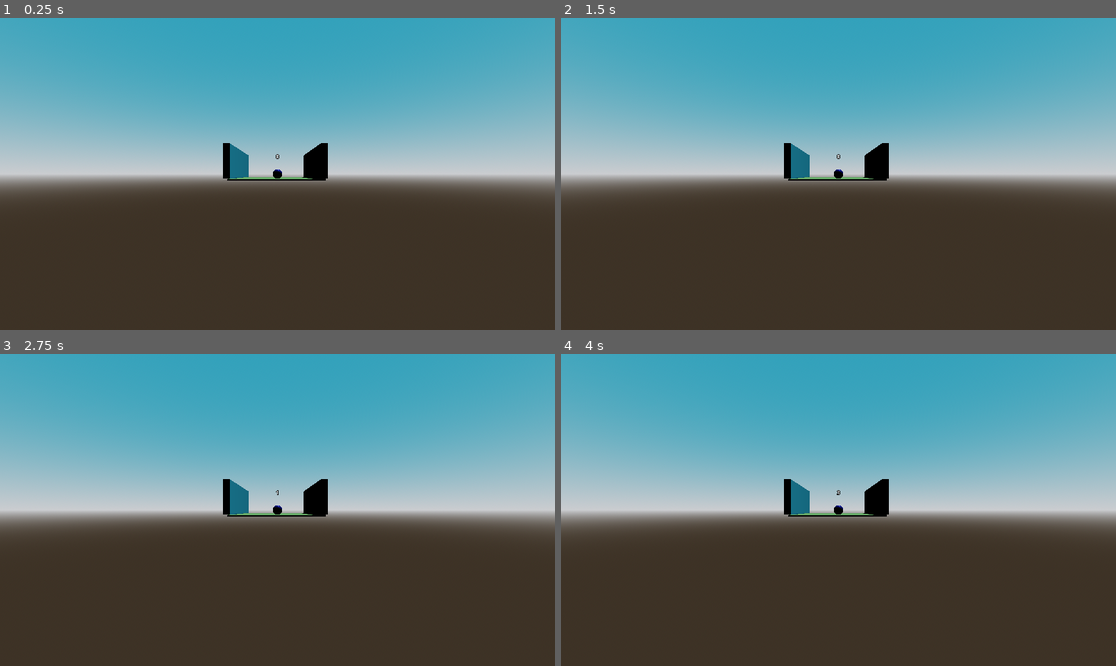
Above: before the commit, frames 1-4 (two rows, left to right).
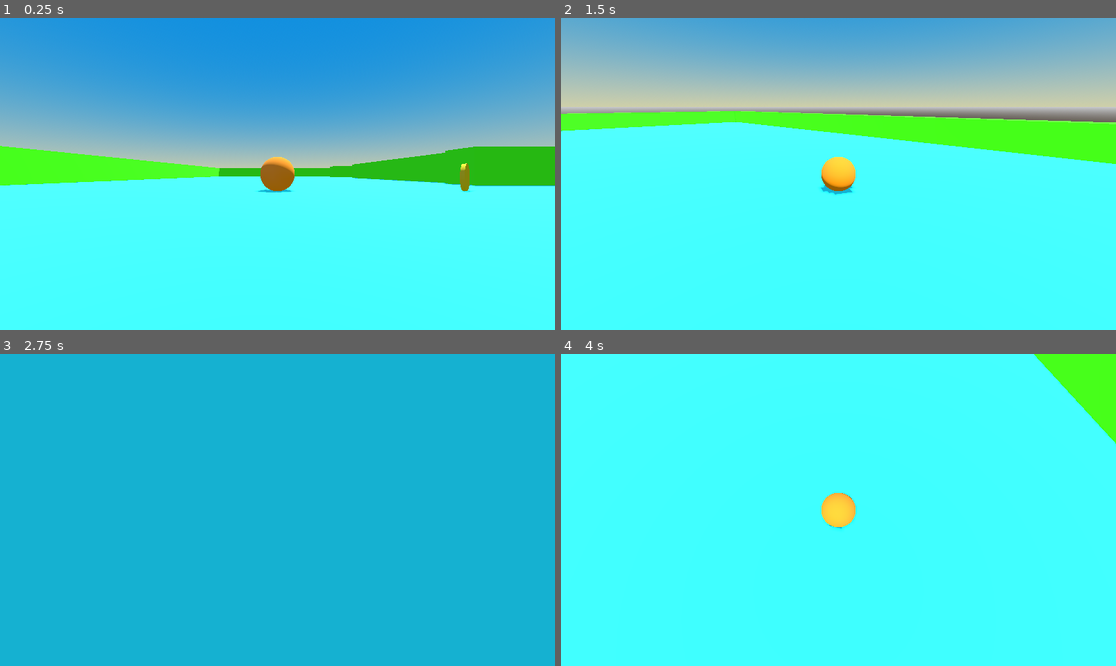
Above: after the commit, the same moments.

Repository: gutierrezArmando/test-01
Game: Godot game, scene res://test.tscn
The game is run twice, just before and just after one commit, with the same random seed, the same clock (stepped at 60 frames per second) and the same inputs. Before the commit the project starts from res://test_scene.tscn.
Inputs (mouse positions are in pixels of both pictures, inside the frame that each line leads up to):
- Up to frame 1 (0.25 s): no input
- Up to frame 2 (1.5 s): move the mouse to (960, 158) at 0.52 s; hold D (move_right, bound only after the commit) 0.53-1.28 s; move the mouse to (727, 189) at 1.27 s; hold S (move_down, bound only after the commit) from 1.28 s (still down)
- Up to frame 3 (2.75 s): move the mouse to (333, 441) at 2.02 s; release S (move_down, bound only after the commit) at 2.03 s; hold D (move_right, bound only after the commit) from 2.03 s (still down)
- Up to frame 4 (4 s): tap Enter at 2.75 s; move the mouse to (810, 572) at 2.77 s; release D (move_right, bound only after the commit) at 2.78 s; hold W (move_up, bound only after the commit) 2.78-3.53 s; move the mouse to (1005, 556) at 3.52 s; hold A (move_left, bound only after the commit) from 3.53 s (still down)

The runs differ from the first frame. In frame 1, 81% of the frame differs, in the area x 0-100%, y 0-100%; in frame 2, 97%; in frame 3, 100%; in frame 4, 100%.

Commit message:
Se cra la moneda coleccionable

Diff:
--- /dev/null
+++ b/coins/coin_collected.gd
@@ -0,0 +1,24 @@
+extends Area3D
+@export var rotation_speed: float
+
+signal coinCollected
+
+# Called when the node enters the scene tree for the first time.
+func _ready() -> void:
+	pass # Replace with function body.
+
+
+# Called every frame. 'delta' is the elapsed time since the previous frame.
+func _process(delta: float) -> void:
+	rotate_y(rotation_speed)
+
+
+func _on_body_entered(body: Node3D) -> void:
+	if body.is_in_group("Player"):
+		emit_signal("coinCollected")
+		queue_free()
+"""
+	if body is Player:
+		print("Colisión por nombre de clase")
+		print("Colisión por capas")
+"""
--- /dev/null
+++ b/coins/coin_collected.tscn
@@ -0,0 +1,27 @@
+[gd_scene load_steps=5 format=3 uid="uid://c51xfgwmy4uue"]
+
+[ext_resource type="Script" uid="uid://fb1mp5gh4qdc" path="res://coins/coin_collected.gd" id="1_4kuim"]
+
+[sub_resource type="StandardMaterial3D" id="StandardMaterial3D_d6jgr"]
+albedo_color = Color(0.48376602, 0.48376566, 1.92523e-07, 1)
+
+[sub_resource type="CylinderMesh" id="CylinderMesh_4kuim"]
+material = SubResource("StandardMaterial3D_d6jgr")
+
+[sub_resource type="BoxShape3D" id="BoxShape3D_d6jgr"]
+
+[node name="CoinCollected" type="Area3D"]
+collision_layer = 4
+collision_mask = 2
+script = ExtResource("1_4kuim")
+rotation_speed = 0.1
+
+[node name="MeshInstance3D" type="MeshInstance3D" parent="."]
+transform = Transform3D(-1.704744e-08, 0.023629507, 0, -0.39000002, -1.0328786e-09, 0, 0, 0, 0.39000002, 0, 0, 0)
+mesh = SubResource("CylinderMesh_4kuim")
+
+[node name="CollisionShape3D" type="CollisionShape3D" parent="."]
+transform = Transform3D(0.384, 0, 0, 0, 0.384, 0, 0, 0, 0.384, 0, 0, 0)
+shape = SubResource("BoxShape3D_d6jgr")
+
+[connection signal="body_entered" from="." to="." method="_on_body_entered"]
--- a/player.tscn
+++ /dev/null
@@ -1,26 +0,0 @@
-[gd_scene load_steps=4 format=3 uid="uid://bgdiot8ytmrmy"]
-
-[sub_resource type="StandardMaterial3D" id="StandardMaterial3D_uhqqe"]
-albedo_color = Color(0.15686275, 0.22745098, 0.8784314, 1)
-metallic = 0.7
-roughness = 0.15
-
-[sub_resource type="SphereMesh" id="SphereMesh_6adnx"]
-material = SubResource("StandardMaterial3D_uhqqe")
-
-[sub_resource type="SphereShape3D" id="SphereShape3D_6adnx"]
-
-[node name="Player" type="RigidBody3D"]
-
-[node name="MeshInstance3D" type="MeshInstance3D" parent="."]
-transform = Transform3D(0.27999997, 0, 0, 0, 0.27999997, 0, 0, 0, 0.27999997, 0, 0, 0)
-mesh = SubResource("SphereMesh_6adnx")
-
-[node name="CollisionShape3D" type="CollisionShape3D" parent="."]
-transform = Transform3D(0.285, 0, 0, 0, 0.285, 0, 0, 0, 0.285, 0, 0, 0)
-shape = SubResource("SphereShape3D_6adnx")
-
-[node name="SpringArm3D" type="SpringArm3D" parent="."]
-spring_length = 6.0
-
-[node name="Camera3D" type="Camera3D" parent="SpringArm3D"]
--- /dev/null
+++ b/player/player.gd
@@ -0,0 +1,31 @@
+class_name Player
+
+extends RigidBody3D
+@onready var spring_arm_3d: SpringArm3D = $SpringArm3D
+var mouse := 0.01
+#var speed := 0.1
+@export var speed: float
+# Called when the node enters the scene tree for the first time.
+func _ready() -> void:
+	Input.set_mouse_mode(Input.MOUSE_MODE_CAPTURED)
+	spring_arm_3d.top_level = true
+
+func _input(event: InputEvent) -> void:
+	if event is InputEventMouseMotion:
+		spring_arm_3d.rotation.x -= event.relative.y * mouse
+		spring_arm_3d.rotation.y -= event.relative.x * mouse
+		spring_arm_3d.rotation.x = clamp(spring_arm_3d.rotation.x, -PI/2, PI/4)
+
+# Called every frame. 'delta' is the elapsed time since the previous frame.
+func _process(delta: float) -> void:
+	spring_arm_3d.global_position = global_position
+
+func _integrate_forces(state: PhysicsDirectBodyState3D) -> void:
+	var inputDirection = Vector3(
+		Input.get_axis("move_left","move_right"),
+		0,
+		Input.get_axis("move_up","move_down")
+	)
+	inputDirection = inputDirection.rotated(Vector3.UP, spring_arm_3d.rotation.y).normalized() * speed
+
+	apply_central_impulse(Vector3(inputDirection.x, 0, inputDirection.z))
--- /dev/null
+++ b/player/player.tscn
@@ -0,0 +1,36 @@
+[gd_scene load_steps=7 format=3 uid="uid://oy1fs40ohdek"]
+
+[ext_resource type="Script" uid="uid://2nwoyatcelur" path="res://player/player.gd" id="1_4flbx"]
+
+[sub_resource type="PhysicsMaterial" id="PhysicsMaterial_4flbx"]
+
+[sub_resource type="StandardMaterial3D" id="StandardMaterial3D_8uh7m"]
+albedo_color = Color(0.56272304, 0.35812023, 0.014679783, 1)
+
+[sub_resource type="SphereMesh" id="SphereMesh_mf4mk"]
+material = SubResource("StandardMaterial3D_8uh7m")
+
+[sub_resource type="SphereShape3D" id="SphereShape3D_37kl0"]
+
+[sub_resource type="SphereShape3D" id="SphereShape3D_4flbx"]
+
+[node name="Player" type="RigidBody3D" groups=["Player"]]
+collision_layer = 2
+collision_mask = 5
+physics_material_override = SubResource("PhysicsMaterial_4flbx")
+can_sleep = false
+script = ExtResource("1_4flbx")
+
+[node name="MeshInstance3D" type="MeshInstance3D" parent="."]
+transform = Transform3D(0.5, 0, 0, 0, 0.5, 0, 0, 0, 0.5, 0, 0, 0)
+mesh = SubResource("SphereMesh_mf4mk")
+
+[node name="CollisionShape3D" type="CollisionShape3D" parent="."]
+transform = Transform3D(0.5, 0, 0, 0, 0.5, 0, 0, 0, 0.5, 0, 0, 0)
+shape = SubResource("SphereShape3D_37kl0")
+
+[node name="SpringArm3D" type="SpringArm3D" parent="."]
+shape = SubResource("SphereShape3D_4flbx")
+spring_length = 6.0
+
+[node name="Camera3D" type="Camera3D" parent="SpringArm3D"]
--- a/project.godot
+++ b/project.godot
@@ -11,9 +11,38 @@
 [application]
 
 config/name="test01"
-run/main_scene="uid://qmdbnxiyy2d4"
+run/main_scene="uid://p5py6j4k0oo3"
 config/features=PackedStringArray("4.5", "GL Compatibility")
 config/icon="res://icon.svg"
+
+[input]
+
+move_up={
+"deadzone": 0.2,
+"events": [Object(InputEventKey,"resource_local_to_scene":false,"resource_name":"","device":-1,"window_id":0,"alt_pressed":false,"shift_pressed":false,"ctrl_pressed":false,"meta_pressed":false,"pressed":false,"keycode":0,"physical_keycode":87,"key_label":0,"unicode":119,"location":0,"echo":false,"script":null)
+]
+}
+move_down={
+"deadzone": 0.2,
+"events": [Object(InputEventKey,"resource_local_to_scene":false,"resource_name":"","device":-1,"window_id":0,"alt_pressed":false,"shift_pressed":false,"ctrl_pressed":false,"meta_pressed":false,"pressed":false,"keycode":0,"physical_keycode":83,"key_label":0,"unicode":115,"location":0,"echo":false,"script":null)
+]
+}
+move_left={
+"deadzone": 0.2,
+"events": [Object(InputEventKey,"resource_local_to_scene":false,"resource_name":"","device":-1,"window_id":0,"alt_pressed":false,"shift_pressed":false,"ctrl_pressed":false,"meta_pressed":false,"pressed":false,"keycode":0,"physical_keycode":65,"key_label":0,"unicode":97,"location":0,"echo":false,"script":null)
+]
+}
+move_right={
+"deadzone": 0.2,
+"events": [Object(InputEventKey,"resource_local_to_scene":false,"resource_name":"","device":-1,"window_id":0,"alt_pressed":false,"shift_pressed":false,"ctrl_pressed":false,"meta_pressed":false,"pressed":false,"keycode":0,"physical_keycode":68,"key_label":0,"unicode":100,"location":0,"echo":false,"script":null)
+]
+}
+
+[layer_names]
+
+3d_physics/layer_1="SceneMain"
+3d_physics/layer_2="Player"
+3d_physics/layer_3="Collectables"
 
 [rendering]
 
--- /dev/null
+++ b/test.tscn
@@ -0,0 +1,198 @@
+[gd_scene load_steps=8 format=3 uid="uid://p5py6j4k0oo3"]
+
+[ext_resource type="PackedScene" uid="uid://oy1fs40ohdek" path="res://player/player.tscn" id="1_37kl0"]
+[ext_resource type="PackedScene" uid="uid://c51xfgwmy4uue" path="res://coins/coin_collected.tscn" id="2_8uh7m"]
+
+[sub_resource type="ProceduralSkyMaterial" id="ProceduralSkyMaterial_mf4mk"]
+sky_top_color = Color(0.061662085, 0.43387994, 0.774739, 1)
+sky_horizon_color = Color(0.67784494, 0.6847582, 0.5251967, 1)
+ground_horizon_color = Color(0.66224277, 0.6717428, 0.6867428, 1)
+
+[sub_resource type="Sky" id="Sky_37kl0"]
+sky_material = SubResource("ProceduralSkyMaterial_mf4mk")
+
+[sub_resource type="Environment" id="Environment_8uh7m"]
+background_mode = 2
+sky = SubResource("Sky_37kl0")
+ambient_light_color = Color(0.8175213, 0.8175213, 0.81752115, 1)
+ambient_light_sky_contribution = 0.0
+tonemap_mode = 2
+
+[sub_resource type="StandardMaterial3D" id="StandardMaterial3D_mf4mk"]
+albedo_color = Color(0.10266092, 0.6854177, 0.8485783, 1)
+
+[sub_resource type="StandardMaterial3D" id="StandardMaterial3D_37kl0"]
+albedo_color = Color(0.16359085, 0.7140984, 0, 1)
+
+[node name="Test" type="Node3D"]
+
+[node name="WorldEnvironment" type="WorldEnvironment" parent="."]
+environment = SubResource("Environment_8uh7m")
+
+[node name="DirectionalLight3D" type="DirectionalLight3D" parent="."]
+transform = Transform3D(-0.8660254, -0.43301278, 0.25, 0, 0.49999997, 0.86602545, -0.50000006, 0.75, -0.43301266, 13.87064, 4.503622, 0)
+shadow_enabled = true
+
+[node name="CSGBox3D" type="CSGBox3D" parent="."]
+transform = Transform3D(1, 0, 0, 0, 1, 0, 0, 0, 1, 28.844639, 1.2507449, -0.6942215)
+use_collision = true
+size = Vector3(46.49878, 0.8165283, 34.691772)
+material = SubResource("StandardMaterial3D_mf4mk")
+
+[node name="CSGBox3D2" type="CSGBox3D" parent="."]
+transform = Transform3D(1, 0, 0, 0, 1, 0, 0, 0, 1, 28.701416, 2.0694141, -17.568756)
+use_collision = true
+size = Vector3(46.49878, 0.8165283, 0.7501831)
+material = SubResource("StandardMaterial3D_37kl0")
+
+[node name="CSGBox3D6" type="CSGBox3D" parent="."]
+transform = Transform3D(1, 0, 0, 0, 1, 0, 0, 0, 1, 18.184662, 2.0694141, -12.857193)
+use_collision = true
+size = Vector3(4.206726, 0.8165283, 0.7501831)
+material = SubResource("StandardMaterial3D_37kl0")
+
+[node name="CSGBox3D9" type="CSGBox3D" parent="."]
+transform = Transform3D(1, 0, 0, 0, 1, 0, 0, 0, 1, 20.441154, 2.0694141, -1.7875204)
+use_collision = true
+size = Vector3(8.719711, 0.8165283, 0.7501831)
+material = SubResource("StandardMaterial3D_37kl0")
+
+[node name="CSGBox3D10" type="CSGBox3D" parent="."]
+transform = Transform3D(1, 0, 0, 0, 1, 0, 0, 0, 1, 20.441154, 2.0694141, 1.8611436)
+use_collision = true
+size = Vector3(8.719711, 0.8165283, 0.7501831)
+material = SubResource("StandardMaterial3D_37kl0")
+
+[node name="CSGBox3D21" type="CSGBox3D" parent="."]
+transform = Transform3D(1, 0, 0, 0, 1, 0, 0, 0, 1, 24.07157, 2.0694141, 5.9393625)
+use_collision = true
+size = Vector3(9.698235, 0.8165283, 0.7501831)
+material = SubResource("StandardMaterial3D_37kl0")
+
+[node name="CSGBox3D11" type="CSGBox3D" parent="."]
+transform = Transform3D(1, 0, 0, 0, 1, 0, 0, 0, 1, 32.314766, 2.0694141, 0.2532587)
+use_collision = true
+size = Vector3(8.719711, 0.8165283, 0.7501831)
+material = SubResource("StandardMaterial3D_37kl0")
+
+[node name="CSGBox3D12" type="CSGBox3D" parent="."]
+transform = Transform3D(1, 0, 0, 0, 1, 0, 0, 0, 1, 28.171368, 2.0694141, -11.063781)
+use_collision = true
+size = Vector3(8.719711, 0.8165283, 0.7501831)
+material = SubResource("StandardMaterial3D_37kl0")
+
+[node name="CSGBox3D13" type="CSGBox3D" parent="."]
+transform = Transform3D(1, 0, 0, 0, 1, 0, 0, 0, 1, 39.921295, 2.0694141, -6.6026917)
+use_collision = true
+size = Vector3(8.719711, 0.8165283, 0.7501831)
+material = SubResource("StandardMaterial3D_37kl0")
+
+[node name="CSGBox3D14" type="CSGBox3D" parent="."]
+transform = Transform3D(1, 0, 0, 0, 1, 0, 0, 0, 1, 39.921295, 2.0694141, 7.288374)
+use_collision = true
+size = Vector3(8.719711, 0.8165283, 0.7501831)
+material = SubResource("StandardMaterial3D_37kl0")
+
+[node name="CSGBox3D15" type="CSGBox3D" parent="."]
+transform = Transform3D(1, 0, 0, 0, 1, 0, 0, 0, 1, 24.916824, 2.0694141, 10.94671)
+use_collision = true
+size = Vector3(8.719711, 0.8165283, 0.7501831)
+material = SubResource("StandardMaterial3D_37kl0")
+
+[node name="CSGBox3D3" type="CSGBox3D" parent="."]
+transform = Transform3D(1, 0, 0, 0, 1, 0, 0, 0, 1, 28.701416, 2.0694141, 16.337667)
+use_collision = true
+size = Vector3(46.49878, 0.8165283, 0.7501831)
+material = SubResource("StandardMaterial3D_37kl0")
+
+[node name="CSGBox3D4" type="CSGBox3D" parent="."]
+transform = Transform3D(1, 0, 0, 0, 1, 0, 0, 0, 1, 5.8147583, 2.0694141, -0.6247425)
+use_collision = true
+size = Vector3(0.72546387, 0.8165283, 33.599037)
+material = SubResource("StandardMaterial3D_37kl0")
+
+[node name="CSGBox3D5" type="CSGBox3D" parent="."]
+transform = Transform3D(1, 0, 0, 0, 1, 0, 0, 0, 1, 51.49987, 2.0694141, -0.6247425)
+use_collision = true
+size = Vector3(0.72546387, 0.8165283, 33.599037)
+material = SubResource("StandardMaterial3D_37kl0")
+
+[node name="CSGBox3D7" type="CSGBox3D" parent="."]
+transform = Transform3D(1, 0, 0, 0, 1, 0, 0, 0, 1, 20.201645, 2.0694141, -9.269956)
+use_collision = true
+size = Vector3(0.72546387, 0.8165283, 7.487894)
+material = SubResource("StandardMaterial3D_37kl0")
+
+[node name="CSGBox3D16" type="CSGBox3D" parent="."]
+transform = Transform3D(1, 0, 0, 0, 1, 0, 0, 0, 1, 32.34307, 2.0694141, -8.417757)
+use_collision = true
+size = Vector3(0.72546387, 0.8165283, 5.783498)
+material = SubResource("StandardMaterial3D_37kl0")
+
+[node name="CSGBox3D23" type="CSGBox3D" parent="."]
+transform = Transform3D(1, 0, 0, 0, 1, 0, 0, 0, 1, 36.043472, 2.0694141, 2.1862912)
+use_collision = true
+size = Vector3(8.719711, 0.8165283, 0.7501831)
+material = SubResource("StandardMaterial3D_37kl0")
+
+[node name="CSGBox3D24" type="CSGBox3D" parent="."]
+transform = Transform3D(1, 0, 0, 0, 1, 0, 0, 0, 1, 40.215176, 2.0694141, 2.9617162)
+use_collision = true
+size = Vector3(0.72546387, 0.8165283, 5.783498)
+material = SubResource("StandardMaterial3D_37kl0")
+
+[node name="CSGBox3D17" type="CSGBox3D" parent="."]
+transform = Transform3D(1, 0, 0, 0, 1, 0, 0, 0, 1, 44.378456, 2.0694141, -6.137927)
+use_collision = true
+size = Vector3(0.72546387, 0.8165283, 5.783498)
+material = SubResource("StandardMaterial3D_37kl0")
+
+[node name="CSGBox3D18" type="CSGBox3D" parent="."]
+transform = Transform3D(1, 0, 0, 0, 1, 0, 0, 0, 1, 38.705387, 2.0694141, 8.74999)
+use_collision = true
+size = Vector3(0.72546387, 0.8165283, 8.943628)
+material = SubResource("StandardMaterial3D_37kl0")
+
+[node name="CSGBox3D19" type="CSGBox3D" parent="."]
+transform = Transform3D(1, 0, 0, 0, 1, 0, 0, 0, 1, 28.260578, 2.0694141, 2.9813976)
+use_collision = true
+size = Vector3(0.72546387, 0.8165283, 5.783498)
+material = SubResource("StandardMaterial3D_37kl0")
+
+[node name="CSGBox3D25" type="CSGBox3D" parent="."]
+transform = Transform3D(1, 0, 0, 0, 1, 0, 0, 0, 1, 44.931572, 2.0694141, 8.996843)
+use_collision = true
+size = Vector3(9.698235, 0.8165283, 0.7501831)
+material = SubResource("StandardMaterial3D_37kl0")
+
+[node name="CSGBox3D26" type="CSGBox3D" parent="."]
+transform = Transform3D(1, 0, 0, 0, 1, 0, 0, 0, 1, 49.120583, 2.0694141, 6.0388784)
+use_collision = true
+size = Vector3(0.72546387, 0.8165283, 5.783498)
+material = SubResource("StandardMaterial3D_37kl0")
+
+[node name="CSGBox3D20" type="CSGBox3D" parent="."]
+transform = Transform3D(1, 0, 0, 0, 1, 0, 0, 0, 1, 29.58606, 2.0694141, 12.44536)
+use_collision = true
+size = Vector3(0.72546387, 0.8165283, 3.3976083)
+material = SubResource("StandardMaterial3D_37kl0")
+
+[node name="CSGBox3D8" type="CSGBox3D" parent="."]
+transform = Transform3D(1, 0, 0, 0, 1, 0, 0, 0, 1, 16.836246, 2.0694141, -5.736285)
+use_collision = true
+size = Vector3(0.72546387, 0.8165283, 7.487894)
+material = SubResource("StandardMaterial3D_37kl0")
+
+[node name="CSGBox3D22" type="CSGBox3D" parent="."]
+transform = Transform3D(1, 0, 0, 0, 1, 0, 0, 0, 1, 16.836246, 2.0694141, 5.8749533)
+use_collision = true
+size = Vector3(0.72546387, 0.8165283, 7.487894)
+material = SubResource("StandardMaterial3D_37kl0")
+
+[node name="Player" parent="." instance=ExtResource("1_37kl0")]
+transform = Transform3D(0.48999998, 0, 0, 0, 0.48999998, 0, 0, 0, 0.48999998, 11.906531, 1.765064, -0.03893751)
+speed = 0.1
+
+[node name="CoinCollected" parent="." instance=ExtResource("2_8uh7m")]
+transform = Transform3D(1, 0, 0, 0, 1, 0, 0, 0, 1, 14.58375, 1.8525846, 0)
+rotation_speed = 0.15
--- a/test_scene.gd
+++ /dev/null
@@ -1,19 +0,0 @@
-extends Node3D
-@onready var label_3d: Label3D = $Label3D
-var numero: int
-
-# Called when the node enters the scene tree for the first time.
-func _ready() -> void:
-	numero = 0;
-	actualizar_contador()
-
-# Called every frame. 'delta' is the elapsed time since the previous frame.
-func _process(delta: float) -> void:
-	print(numero)
-
-func actualizar_contador():
-	#print("El valor es: " + str(numero))
-	while true:
-		await get_tree().create_timer(1.0).timeout
-		label_3d.text = str(numero)
-		numero+=1
--- a/test_scene.tscn
+++ /dev/null
@@ -1,61 +0,0 @@
-[gd_scene load_steps=8 format=3 uid="uid://qmdbnxiyy2d4"]
-
-[ext_resource type="Script" uid="uid://2oe8wsf5vxqy" path="res://test_scene.gd" id="1_uhqqe"]
-[ext_resource type="PackedScene" uid="uid://bgdiot8ytmrmy" path="res://player.tscn" id="2_ia1lp"]
-
-[sub_resource type="ProceduralSkyMaterial" id="ProceduralSkyMaterial_6adnx"]
-sky_top_color = Color(0.15884438, 0.4931081, 0.5935299, 1)
-sky_horizon_color = Color(0.66224277, 0.6717428, 0.6867428, 1)
-ground_horizon_color = Color(0.66224277, 0.6717428, 0.6867428, 1)
-
-[sub_resource type="Sky" id="Sky_uhqqe"]
-sky_material = SubResource("ProceduralSkyMaterial_6adnx")
-
-[sub_resource type="Environment" id="Environment_ia1lp"]
-background_mode = 2
-sky = SubResource("Sky_uhqqe")
-ambient_light_sky_contribution = 0.0
-tonemap_mode = 2
-
-[sub_resource type="StandardMaterial3D" id="StandardMaterial3D_6adnx"]
-albedo_color = Color(0.44878358, 0.7410744, 0.45335287, 1)
-roughness = 0.0
-
-[sub_resource type="StandardMaterial3D" id="StandardMaterial3D_ia1lp"]
-albedo_color = Color(0.21026075, 0.7252162, 0.8624576, 1)
-roughness = 0.0
-
-[node name="TestScene" type="Node3D"]
-script = ExtResource("1_uhqqe")
-
-[node name="WorldEnvironment" type="WorldEnvironment" parent="."]
-environment = SubResource("Environment_ia1lp")
-
-[node name="DirectionalLight3D" type="DirectionalLight3D" parent="."]
-transform = Transform3D(-0.8660254, -0.43301278, 0.25, 0, 0.49999997, 0.86602545, -0.50000006, 0.75, -0.43301266, 0, 0, 0)
-shadow_enabled = true
-
-[node name="CSGBox3D" type="CSGBox3D" parent="."]
-transform = Transform3D(1, 0, 0, 0, 1, 0, 0, 0, 1, -0.024230957, -0.4724121, -1.3026123)
-use_collision = true
-size = Vector3(2.668335, 0.05517578, 3.6052246)
-material = SubResource("StandardMaterial3D_6adnx")
-
-[node name="CSGBox3D2" type="CSGBox3D" parent="."]
-transform = Transform3D(0.32255536, 0, 0, 0, 1, 0, 0, 0, 1, -1.3862052, 0.037555963, -1.3026123)
-use_collision = true
-size = Vector3(0.5914917, 0.9630127, 3.6052246)
-material = SubResource("StandardMaterial3D_ia1lp")
-
-[node name="CSGBox3D3" type="CSGBox3D" parent="."]
-transform = Transform3D(0.32255536, 0, 0, 0, 1, 0, 0, 0, 1, 1.2691402, 0.037555963, -1.3026123)
-use_collision = true
-size = Vector3(0.5914917, 0.9630127, 3.6052246)
-material = SubResource("StandardMaterial3D_ia1lp")
-
-[node name="Label3D" type="Label3D" parent="."]
-transform = Transform3D(1, 0, 0, 0, 1, 0, 0, 0, 1, 0, 0.21855271, -0.19240344)
-text = "0"
-
-[node name="RigidBody3D" parent="." instance=ExtResource("2_ia1lp")]
-transform = Transform3D(1, 0, 0, 0, 1, 0, 0, 0, 1, 0, -0.33203784, 0)
Not shown, added: coins/coin_collected.gd.uid
Not shown, added: player/player.gd.uid
Not shown, removed: test_scene.gd.uid
